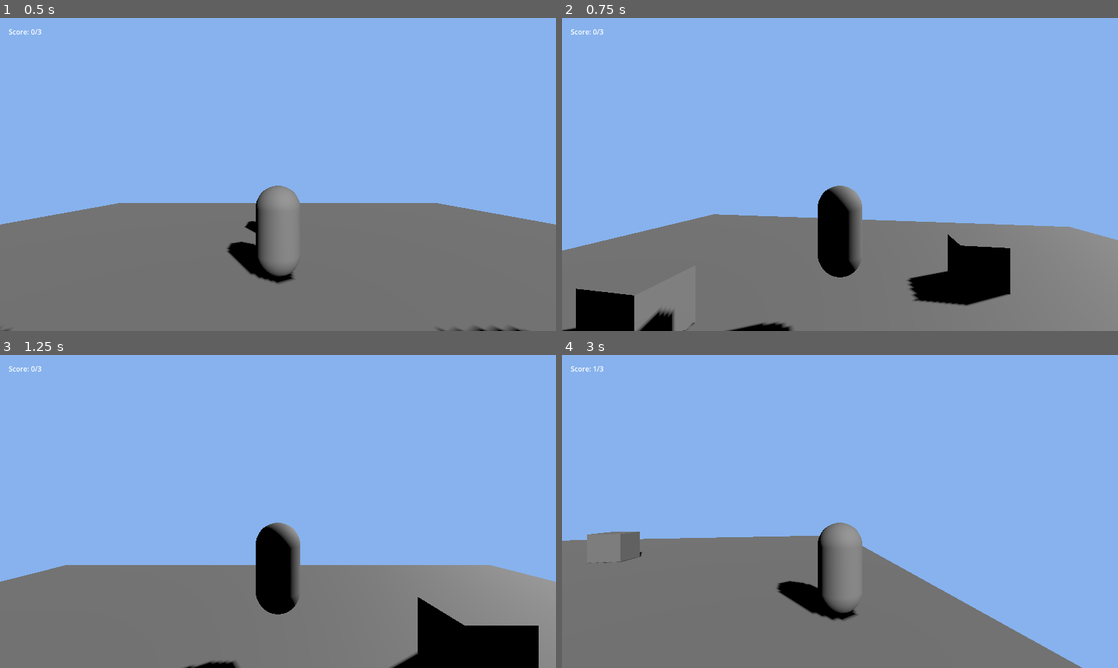
Above: before the commit, frames 1-4 (two rows, left to right).
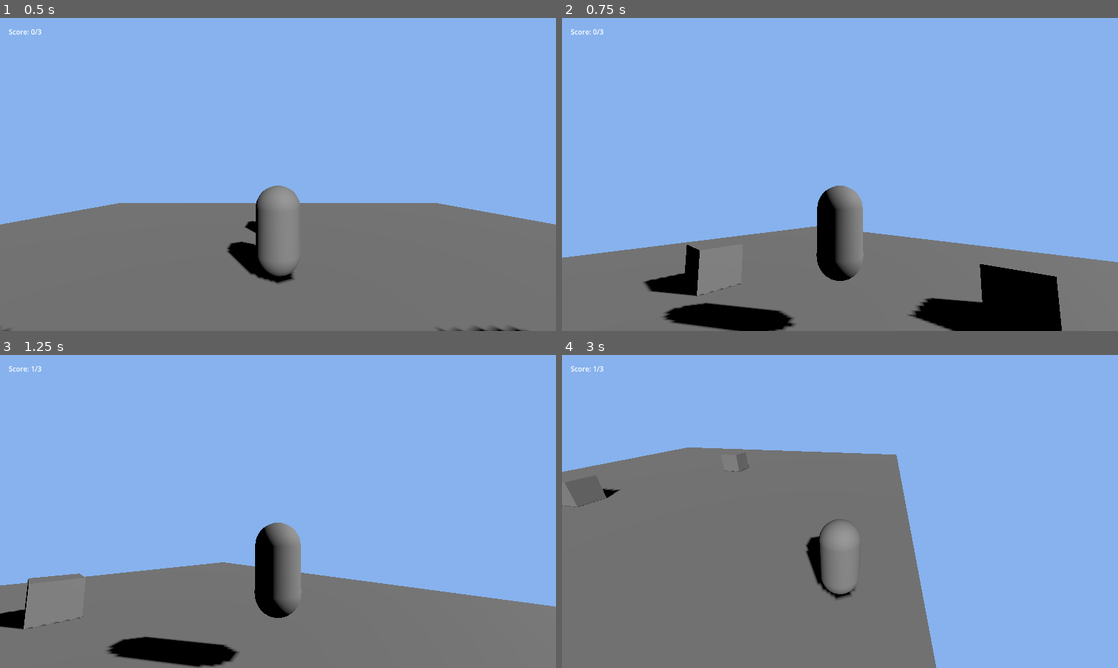
Above: after the commit, the same moments.

Repository: wgt19861219/godot-ai-kit
Game: Godot game, scene res://scenes/Main.tscn
Same seed, same stepped clock (60 frames per second), same inputs: the game is played once before the commit and once after it.
Inputs (mouse positions are in pixels of both pictures, inside the frame that each line leads up to):
- Up to frame 1 (0.5 s): no input
- Up to frame 2 (0.75 s): tap Enter (ui_accept) at 0.5 s; move the mouse to (962, 158) at 0.52 s; hold D (move_right) from 0.53 s (still down); click (962, 158) at 0.67 s
- Up to frame 3 (1.25 s): keep holding D (move_right); tap Enter (ui_accept) at 0.77 s
- Up to frame 4 (3 s): move the mouse to (728, 527) at 1.27 s; release D (move_right) at 1.28 s; hold S (move_back) 1.28-2.03 s; click (728, 527) at 1.42 s; tap Enter (ui_accept) at 1.52 s; move the mouse to (895, 442) at 2.02 s; hold D (move_right) 2.03-2.78 s; click (895, 442) at 2.17 s; move the mouse to (812, 574) at 2.77 s; hold W (move_forward) from 2.78 s (still down); click (812, 574) at 2.92 s

Frame 1 is identical in both runs. In frame 2, 16% of the frame differs, in the area x 0-100%, y 53-100%; in frame 3, 11%; in frame 4, 22%, in the area x 0-94%, y 29-100%.

Commit message:
feat(demo): 鼠标控相机手感 + 引用 enhanced bridge 4.6.2 修复
player.gd 改鼠标第三人称相机:角色不转,鼠标 X/Y 控 SpringArm3D yaw/pitch(clamp ±1.2rad),移动方向取自 spring_arm.global_transform.basis 水平分量(相机臂),断开 prior F15 反馈循环。解决 prior 残留:S 倒退视角翻转。

enhanced 引用对齐 godot-mcp-enhanced 主线 f7cab67(fix(bridge): 移除 extends Node 虚函数 super(),Godot 4.6.2 Parse error)。bridge 修复已 cherry-pick 到 enhanced 开发主线,原套件/enhanced 分叉 36e2de3 废弃。prior 残留#3 解决。

Co-Authored-By: Claude <noreply@anthropic.com>

Diff:
--- a/demo/scenes/player.gd
+++ b/demo/scenes/player.gd
@@ -4,26 +4,56 @@
 const JUMP_VELOCITY := 4.5
 const DECEL := 10.0
 
+# 鼠标相机手感参数（测了直接改这几个常量）
+const MOUSE_SENSITIVITY := 0.003
+const PITCH_MIN := -1.2  # 俯仰下限（rad，约 -69°）
+const PITCH_MAX := 1.2   # 俯仰上限（rad，约 +69°）
+
 var gravity: float = ProjectSettings.get_setting("physics/3d/default_gravity")
-@onready var mesh: MeshInstance3D = $MeshInstance3D
+
+# 相机臂：只旋转它（鼠标 yaw/pitch），角色 mesh 全程不动 —— 不再有反馈循环。
 @onready var spring_arm: SpringArm3D = $SpringArm3D
+
 
 func _ready() -> void:
 	add_to_group("player")
+	Input.set_mouse_mode(Input.MOUSE_MODE_CAPTURED)
+
+
+func _unhandled_input(event: InputEvent) -> void:
+	# ESC 释放鼠标
+	if event is InputEventKey and event.physical_keycode == KEY_ESCAPE and event.pressed:
+		if Input.get_mouse_mode() == Input.MOUSE_MODE_CAPTURED:
+			Input.set_mouse_mode(Input.MOUSE_MODE_VISIBLE)
+		return
+	# 释放后点击窗口重新捕获
+	if event is InputEventMouseButton and event.button_index == MOUSE_BUTTON_LEFT and event.pressed:
+		if Input.get_mouse_mode() == Input.MOUSE_MODE_VISIBLE:
+			Input.set_mouse_mode(Input.MOUSE_MODE_CAPTURED)
+		return
+	# 鼠标移动 → 相机臂 yaw/pitch（角色不转）
+	if event is InputEventMouseMotion and Input.get_mouse_mode() == Input.MOUSE_MODE_CAPTURED:
+		spring_arm.rotation.y -= event.relative.x * MOUSE_SENSITIVITY
+		spring_arm.rotation.x -= event.relative.y * MOUSE_SENSITIVITY
+		spring_arm.rotation.x = clamp(spring_arm.rotation.x, PITCH_MIN, PITCH_MAX)
+
 
 func _physics_process(delta: float) -> void:
 	if not is_on_floor():
 		velocity.y -= gravity * delta
 	if Input.is_action_just_pressed("ui_accept") and is_on_floor():
 		velocity.y = JUMP_VELOCITY
+	# 移动方向取自相机臂 basis（只受鼠标影响），绝不取自 Player basis —— 断开反馈循环
 	var input_dir := Input.get_vector("move_left", "move_right", "move_forward", "move_back")
-	var direction := Vector3(input_dir.x, 0.0, input_dir.y).normalized()
+	var cam_basis := spring_arm.global_transform.basis
+	var forward := -cam_basis.z
+	var right := cam_basis.x
+	var direction := right * input_dir.x - forward * input_dir.y
+	direction.y = 0.0
+	direction = direction.normalized()
 	if direction:
 		velocity.x = direction.x * SPEED
 		velocity.z = direction.z * SPEED
-		var target_y := atan2(-direction.x, -direction.z)
-		mesh.rotation.y = lerp_angle(mesh.rotation.y, target_y, 10.0 * delta)
-		spring_arm.rotation.y = lerp_angle(spring_arm.rotation.y, target_y, 10.0 * delta)
 	else:
 		var decel := SPEED * DECEL * delta
 		velocity.x = move_toward(velocity.x, 0.0, decel)
